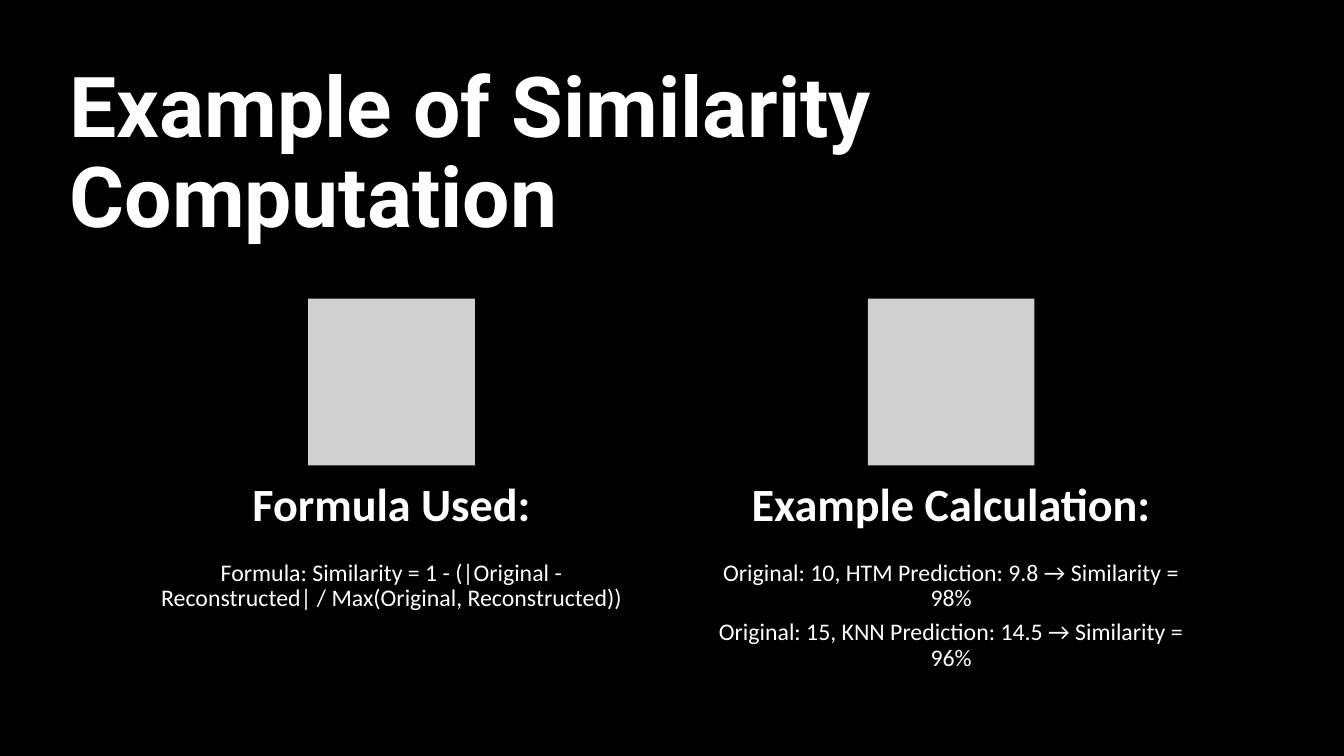
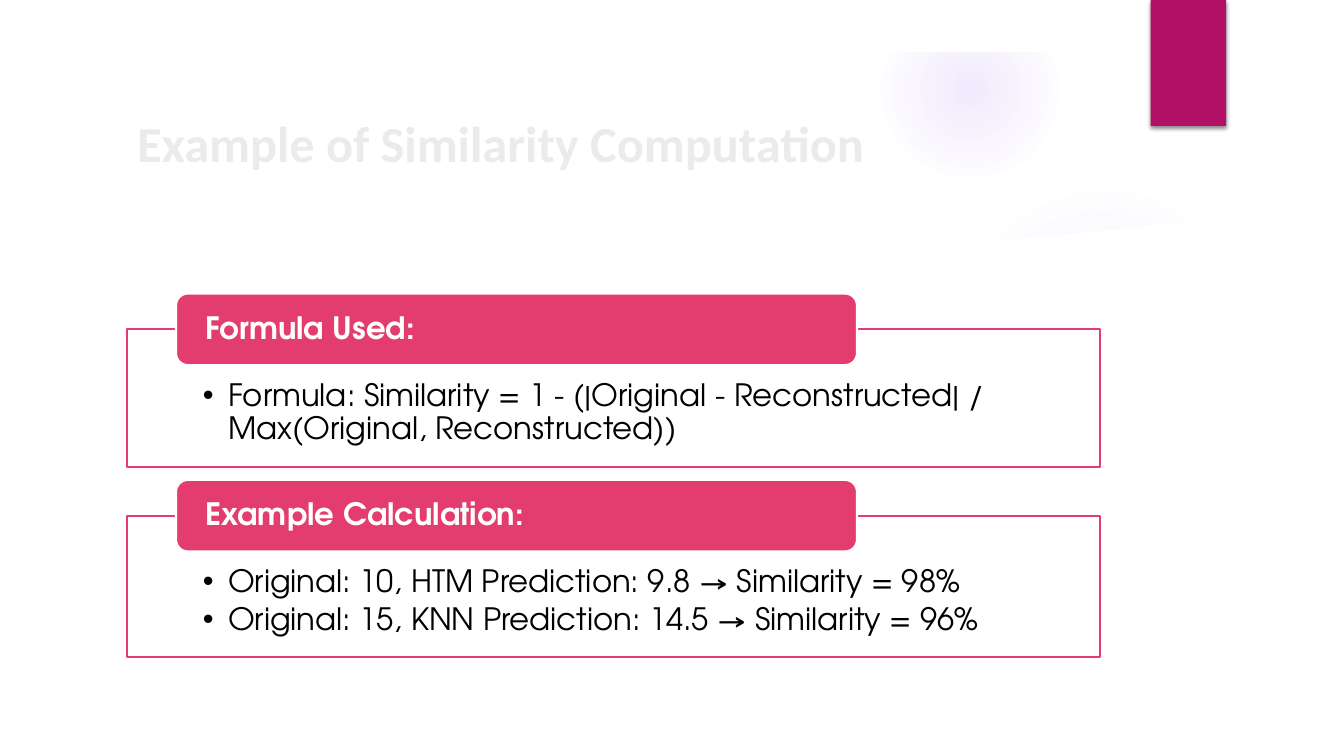
Before and after one commit to prnshubn/neocortexapi-team-untitled, a slide deck: slide 16 of source/Documentation_Team_Untitled/Team_Untitled_Presentation.pptx (slide 22 before the commit). Drawn at 1344x756 pixels with LibreOffice and Linux fonts; fonts in the diff are those of the drawing; grey boxes stand for pictures; background and template pictures are left out. Boxes give left, top, right and bottom in pixels: in the first picture for what was removed or moved away, otherwise in the second. Text is boxed around its words. In the diff, an @@ line names an element or a change of style, - is before the commit and + after.

```diff
--- a/source/Documentation_Team_Untitled/Team_Untitled_Presentation.pptx
+++ b/source/Documentation_Team_Untitled/Team_Untitled_Presentation.pptx
@@ background #000000 to picture (left out) @@
@@ rectangle removed at box(0, 0, 1344, 756) @@
@@ group added at box(0, 0, 1344, 756): 5 ellipses, 3 freeform shapes @@
@@ group removed at box(0, 0, 1344, 756): 4 rectangles, 1 ellipse @@
@@ rectangle added at box(1150, 0, 1226, 126), fill #B31166 @@
@@ title "Example of Similarity Computation": place and size @@
-title "Example of Similarity Computation" at box(70, 73, 871, 244)
+title "Example of Similarity Computation" at box(127, 107, 1093, 185)
@@ title "Example of Similarity Computation" at box(127, 107, 1093, 185): size 60 to 36 pt, font Roboto to Calibri, text colour #FFFFFF to #EBEBEB; line spacing 0.9 to 1 @@
@@ text "Formula Used:" at box(205, 316, 415, 340): size 33 to 22 pt, font Calibri to TeX Gyre Adventor; alignment centre to left; less space between paragraphs; vertical alignment top to middle @@
@@ text "Formula Used:": place and size @@
-text "Formula Used:" at box(252, 488, 530, 522)
+text "Formula Used:" at box(205, 316, 415, 340)
@@ picture removed at box(309, 298, 475, 465) @@
@@ picture removed at box(868, 298, 1034, 465) @@
@@ text "Formula: Similarity = 1 - ...": place and size @@
-text "Formula: Similarity = 1 - ..." at box(161, 563, 622, 610)
+text "Formula: Similarity = 1 - ..." at box(228, 383, 960, 446)
@@ text "Formula: Similarity = 1 - ..." at box(228, 383, 960, 446): size 17 to 22 pt, font Calibri to TeX Gyre Adventor, text colour #FFFFFF to #000000; alignment centre to left; bullet none to •; list level 1 to 2 in "Formula: Similarity = 1 - ..." @@
@@ group added at box(127, 293, 1100, 657): 2 rectangles, 2 rounded rectangles @@
@@ text "Example Calculation:": place and size @@
-text "Example Calculation:" at box(752, 488, 1151, 529)
+text "Example Calculation:" at box(205, 501, 524, 531)
@@ text "Example Calculation:" at box(205, 501, 524, 531): size 33 to 22 pt, font Calibri to TeX Gyre Adventor; alignment centre to left; less space between paragraphs; vertical alignment top to middle @@
@@ text "Original: 10, HTM Prediction: 9.8 ...": place and size @@
-text "Original: 10, HTM Prediction: 9.8 ..." at box(719, 564, 1165, 667)
+text "Original: 10, HTM Prediction: 9.8 ..." at box(228, 569, 978, 637)
@@ text "Original: 10, HTM Prediction: 9.8 ..." at box(228, 569, 978, 637): size 17 to 22 pt, font Calibri to TeX Gyre Adventor, text colour #FFFFFF to #000000; alignment centre to left; bullet none to •; list level 1 to 2 in "Original: 10, HTM Prediction: 9.8 ..."; list level 1 to 2 in "Original: 15, KNN Prediction: 14.5 ..." @@
```
Also in this commit, not shown: 27 other slides changed, 1 slide added, 1 slide removed.
